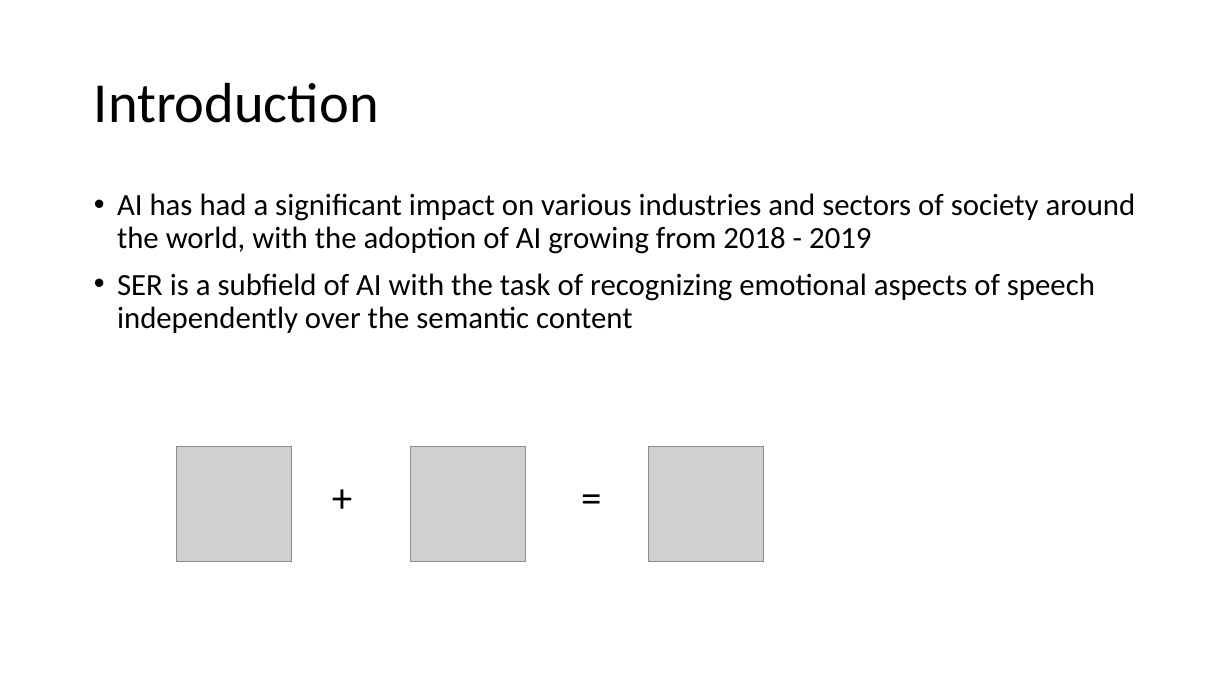
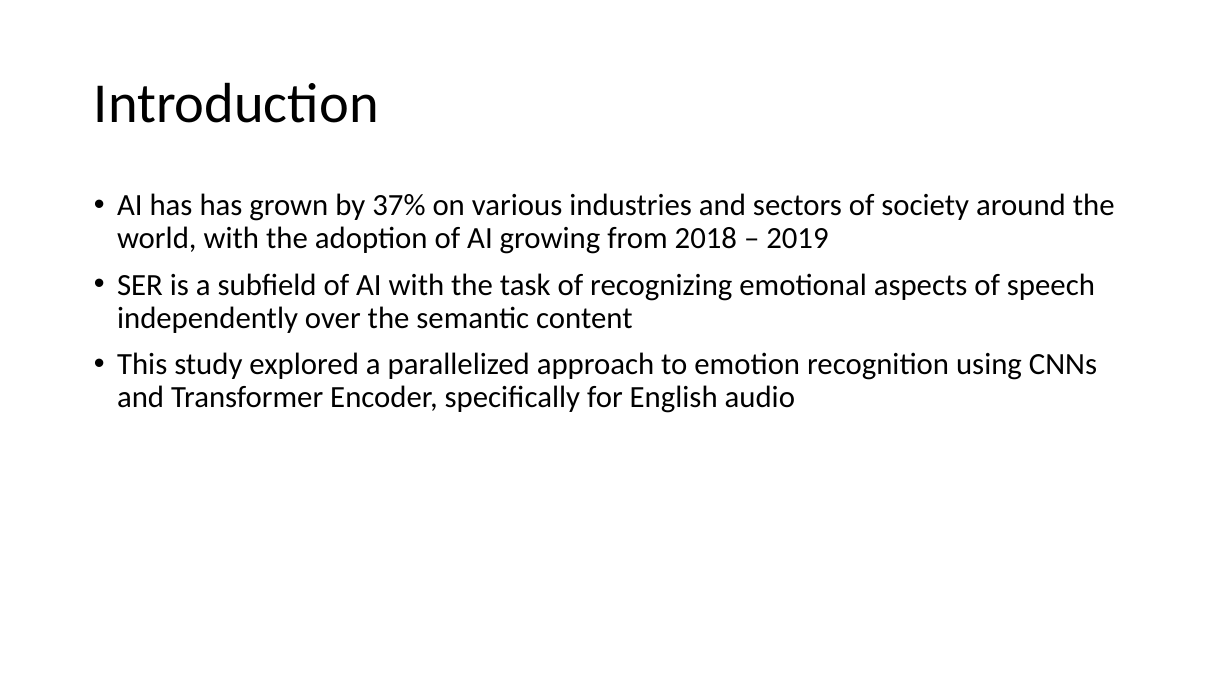
Before and after one commit to satria-ui/TugasAkhir2023, a slide deck: slide 3 of Submit Sidang/05111942000001-Adam Satria Adidarma-Presentasi TA.pptx. Drawn at 1232x693 pixels with LibreOffice and Linux fonts; fonts in the diff are those of the drawing; grey boxes stand for pictures; background and template pictures are left out. Boxes give left, top, right and bottom in pixels: in the first picture for what was removed or moved away, otherwise in the second. Text is boxed around its words. In the diff, an @@ line names an element or a change of style, - is before the commit and + after.

```diff
--- a/Submit Sidang/05111942000001-Adam Satria Adidarma-Presentasi TA.pptx
+++ b/Submit Sidang/05111942000001-Adam Satria Adidarma-Presentasi TA.pptx
@@ text at [117,193,1115,254]: text changed @@
-• AI has had a significant impact on various industries and sectors of society around the world, with the adoption of AI growing from 2018 - 2019
+• AI has has grown by 37% on various industries and sectors of society around the world, with the adoption of AI growing from 2018 – 2019
@@ text at [117,352,1097,413]: paragraph added @@
+• This study explored a parallelized approach to emotion recognition using CNNs and Transformer Encoder, specifically for English audio
@@ picture removed at [177,446,292,562] @@
@@ picture removed at [410,447,526,563] @@
@@ picture removed at [649,446,764,562] @@
@@ text removed at [323,467,353,526] @@
-+
@@ text removed at [572,467,603,526] @@
-=
```
Also in this commit, not shown: 3 other slides changed, 7 other files.
